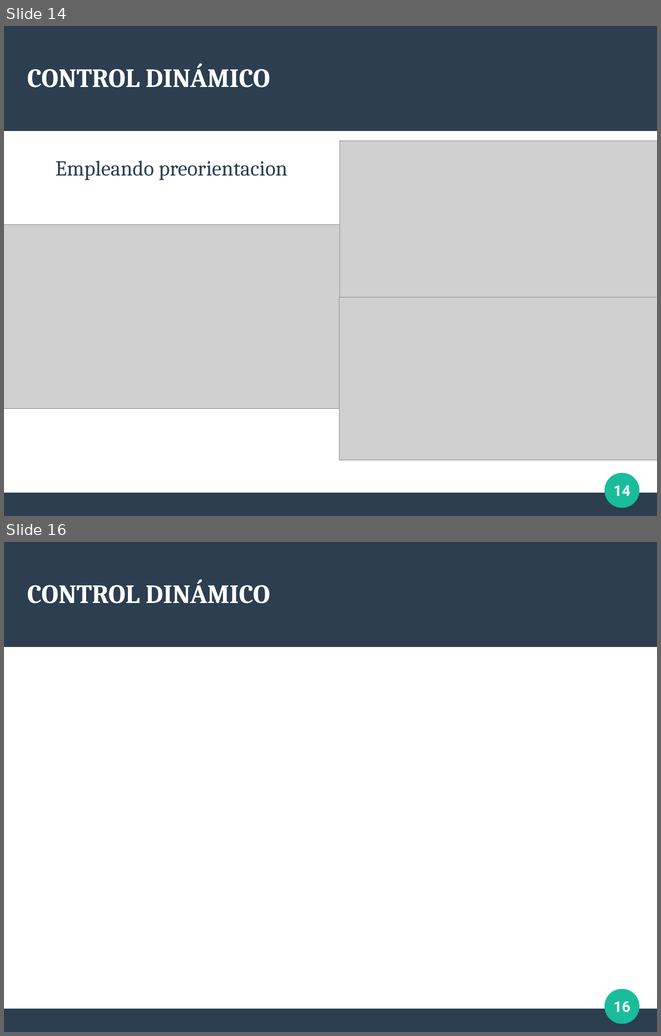
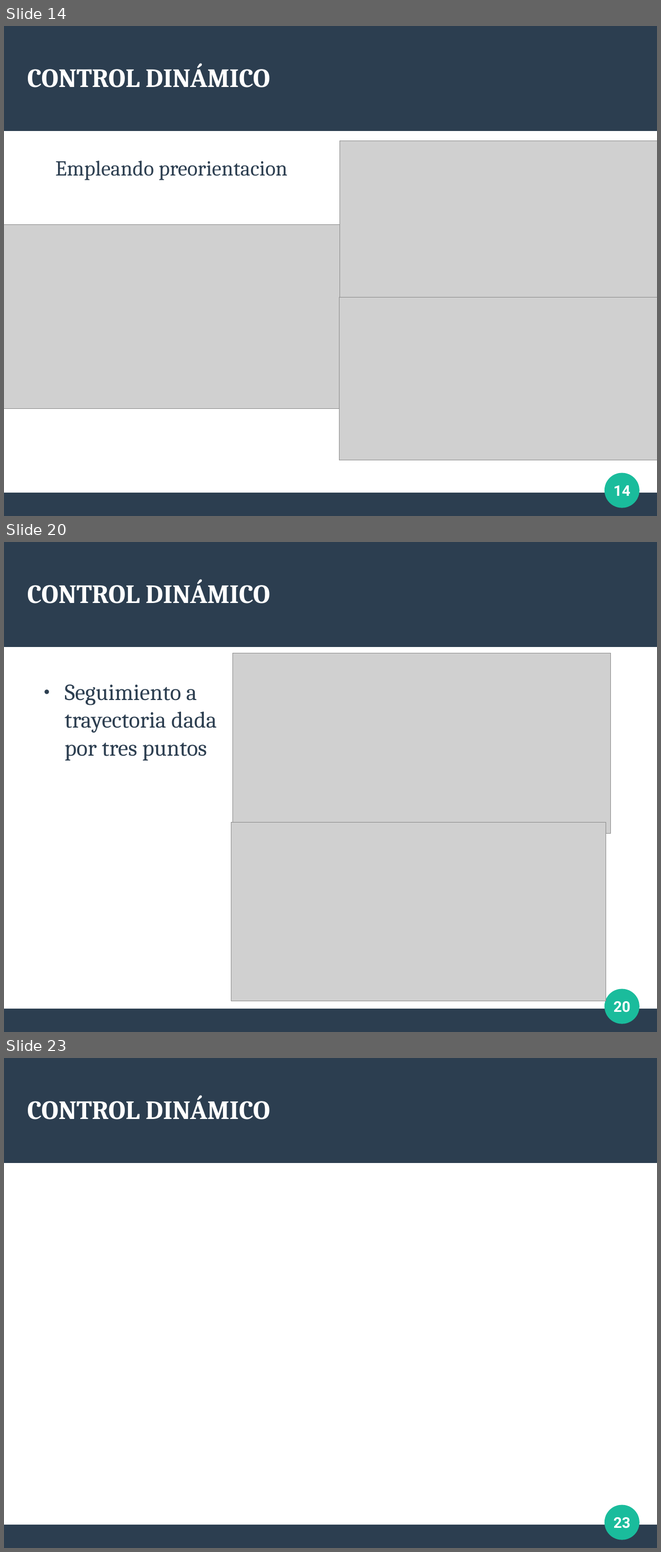
Before and after one commit to Arrivederccimamasita/Synchro_Drive_CyPR, a slide deck: Presentacion_defensa/defensa.odp. Shown one above the other, each under a label of ours: slides 14 and 16 before the commit, slides 14, 20 and 23 after it; the slides between them are not shown. The pictures are 661x1036 and 661x1552 pixels, drawn with LibreOffice and Linux fonts; fonts in the diff are those of the drawing; grey boxes stand for pictures. Boxes give left, top, right and bottom in pixels: in the first picture for what was removed or moved away, otherwise in the second. Text is boxed around its words. In the diff, an @@ line names an element or a change of style, - is before the commit and + after.

```diff
--- a/Presentacion_defensa/defensa.odp
+++ b/Presentacion_defensa/defensa.odp
@@ slide 20 added at box(4, 542, 657, 1032), background #FFFFFF; not listed: 3 template elements that a slide beside it also shows @@
@@ title added at box(27, 579, 270, 603), 32 pt, text #FFFFFF, bold @@
+CONTROL DINÁMICO
@@ picture added at box(233, 653, 611, 833) @@
@@ text added at box(64, 684, 217, 760), 28 pt, text #2C3E50 @@
+● Seguimiento a
+trayectoria dada
+por tres puntos
@@ picture added at box(231, 822, 606, 1000) @@
@@ page number added at box(614, 1001, 630, 1012), 18 pt, text #FFFFFF, bold @@
+20
@@ what was slide 16 is now slide 23 @@
@@ page number at box(614, 1517, 630, 1528): text changed @@
-16
+23
```
Also in this commit, not shown: 9 slides changed, 4 other slides added, 1 slide removed, 5 other files.
